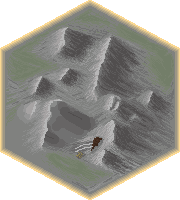
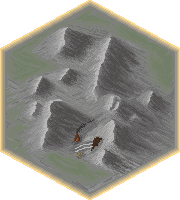
Two versions of the same layered image (180x200). Layer-by-layer changes:
painted on "background" over (x1=6, y1=99, x2=96, y2=176)
